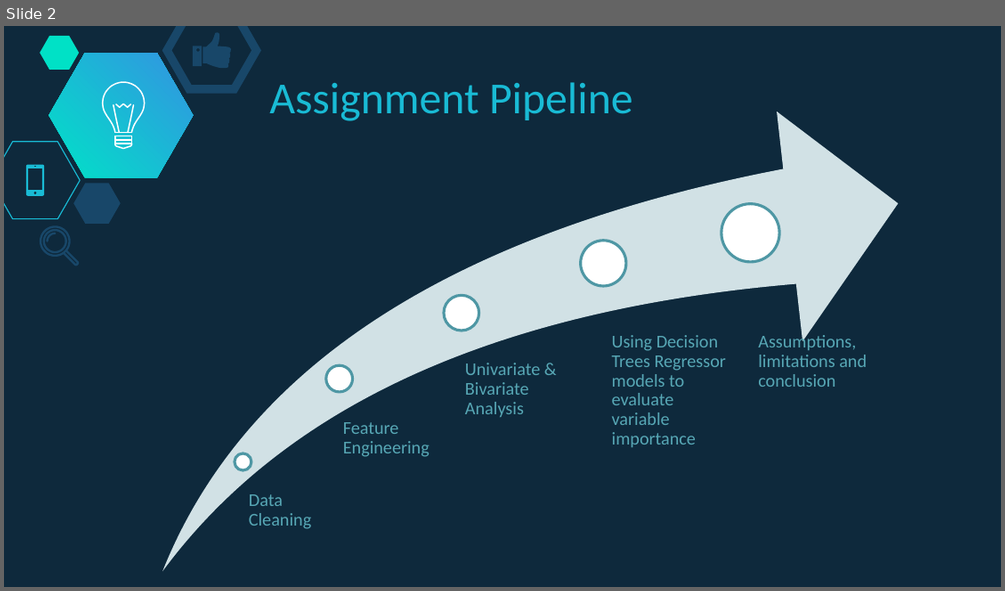
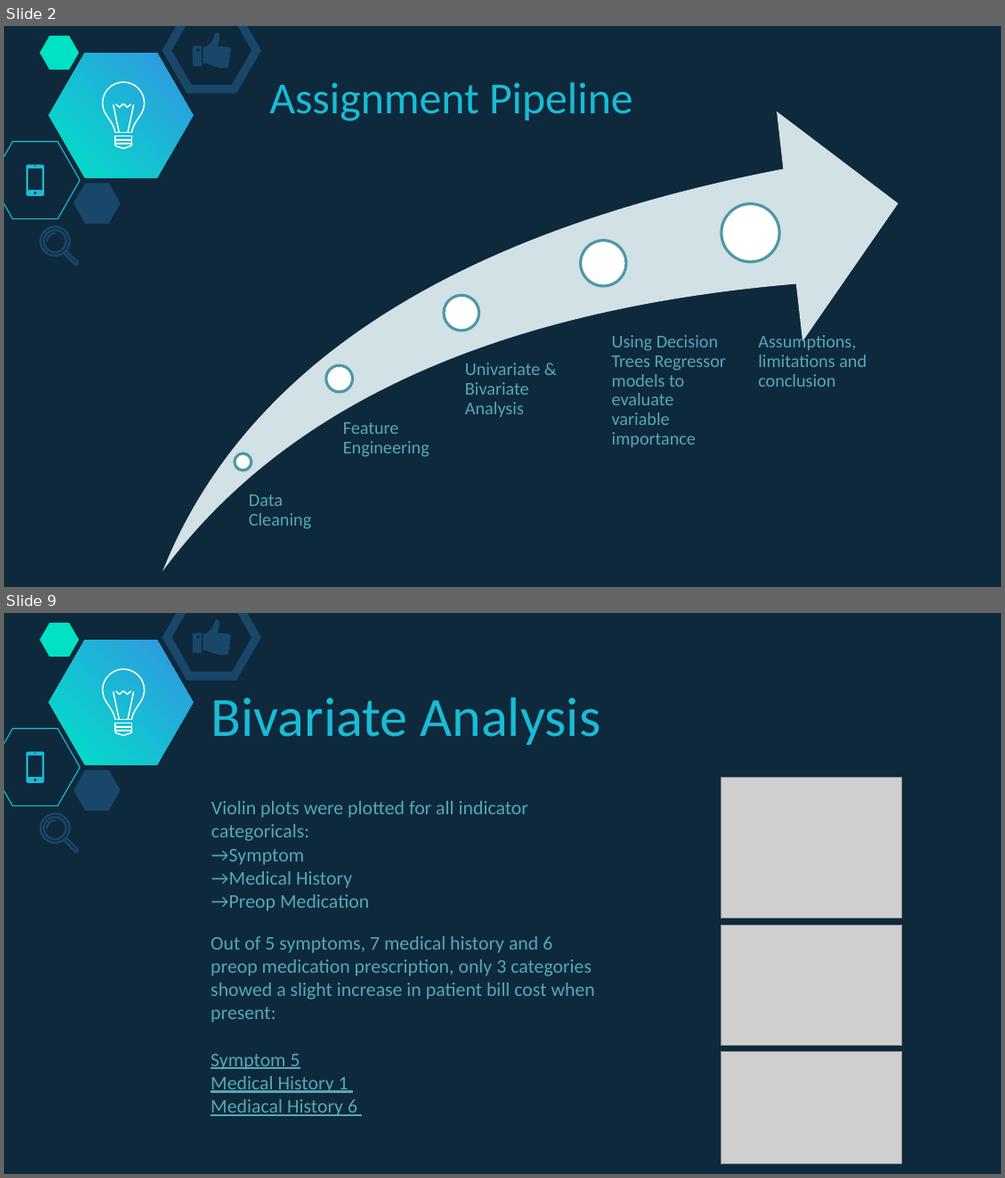
Before and after one commit to soonnanwee/H_Assignment, a slide deck: Assignment_Slides.pptx. Shown one above the other, each under a label of ours: slide 2 before the commit, slides 2 and 9 after it; the slides between them are not shown. The pictures are 1005x591 and 1005x1178 pixels, drawn with LibreOffice and Linux fonts; fonts in the diff are those of the drawing; grey boxes stand for pictures. Boxes give left, top, right and bottom in pixels: in the first picture for what was removed or moved away, otherwise in the second. Text is boxed around its words. In the diff, an @@ line names an element or a change of style, - is before the commit and + after.

```diff
--- a/Assignment_Slides.pptx
+++ b/Assignment_Slides.pptx
@@ slide 9 added at [4,613,1001,1174], background #0E293C; not listed: 20 template elements that a slide beside it also shows @@
@@ text added at [210,698,601,745], 40 pt, text #19BBD5 @@
+Bivariate Analysis
@@ picture added at [720,778,901,918] @@
@@ text added at [211,801,528,911], 14 pt, text #57A7B5 @@
+Violin plots were plotted for all indicator categoricals:
+→Symptom
+→Medical History
+→Preop Medication
@@ picture added at [720,925,901,1046] @@
@@ text added at [210,936,595,1116], 14 pt, text #57A7B5 @@
+Out of 5 symptoms, 7 medical history and 6 preop medication prescription, only 3 categories showed a slight increase in patient bill cost when present:
+Symptom 5
+Medical History 1
+Mediacal History 6
@@ picture added at [720,1052,901,1163] @@
```
Also in this commit, not shown: 14 other slides added, 3 slides removed, 1 other file.
